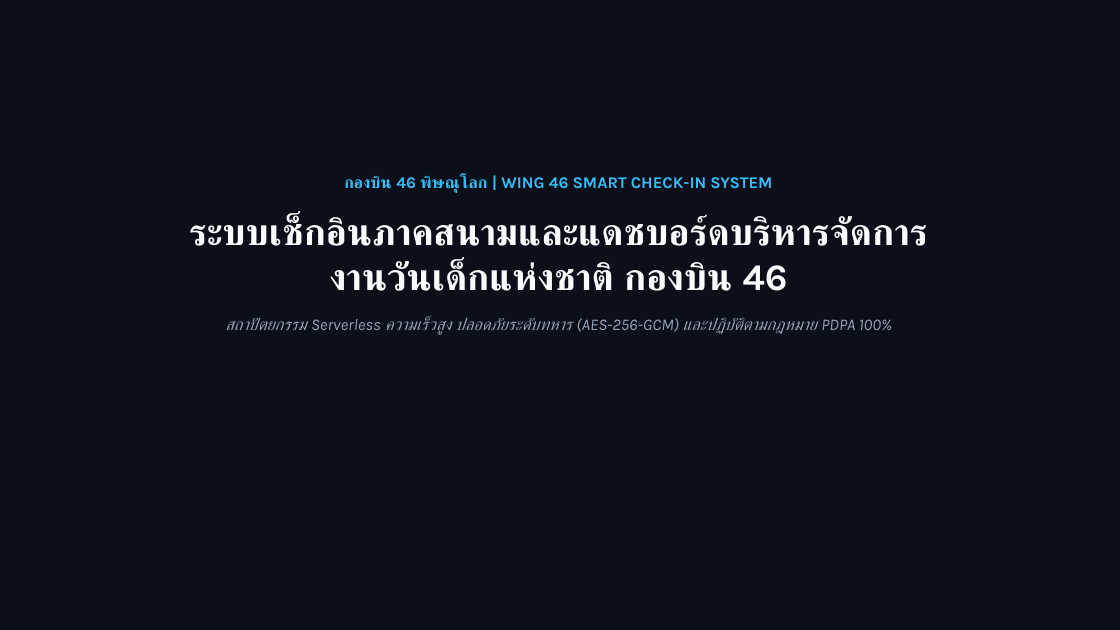
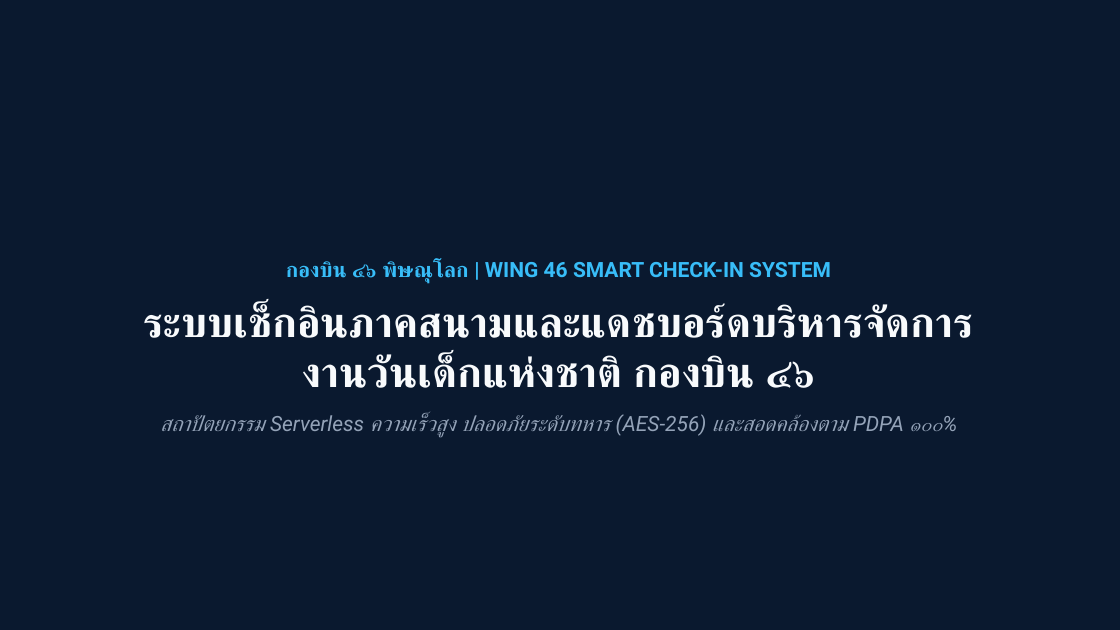
Before and after one commit to charkhrit/CDs-checkin-system, a slide deck: slide 1 of DOCs/CDs_Checkin_System_Presentation.pptx. Drawn at 1120x630 pixels with LibreOffice and Linux fonts; fonts in the diff are those of the drawing. Boxes give left, top, right and bottom in pixels: in the first picture for what was removed or moved away, otherwise in the second. Text is boxed around its words. In the diff, an @@ line names an element or a change of style, - is before the commit and + after.

```diff
--- a/DOCs/CDs_Checkin_System_Presentation.pptx
+++ b/DOCs/CDs_Checkin_System_Presentation.pptx
@@ background #0B0F19 to #0A192F @@
@@ text at (144,260,974,438): text changed; size 14 to 18 pt; font Karla to Roboto @@
-กองบิน 46 พิษณุโลก | WING 46 SMART CHECK-IN SYSTEM
-ระบบเช็กอินภาคสนามและแดชบอร์ดบริหารจัดการ
-งานวันเด็กแห่งชาติ กองบิน 46
-สถาปัตยกรรม Serverless ความเร็วสูง ปลอดภัยระดับทหาร (AES-256-GCM) และปฏิบัติตามกฎหมาย PDPA 100%
+กองบิน ๔๖ พิษณุโลก | WING 46 SMART CHECK-IN SYSTEM
+ระบบเช็กอินภาคสนามและแดชบอร์ดบริหารจัดการ
+งานวันเด็กแห่งชาติ กองบิน ๔๖
+สถาปัตยกรรม Serverless ความเร็วสูง ปลอดภัยระดับทหาร (AES-256) และสอดคล้องตาม PDPA ๑๐๐%
```
Also in this commit, not shown: 9 other slides changed, 4 other files.
